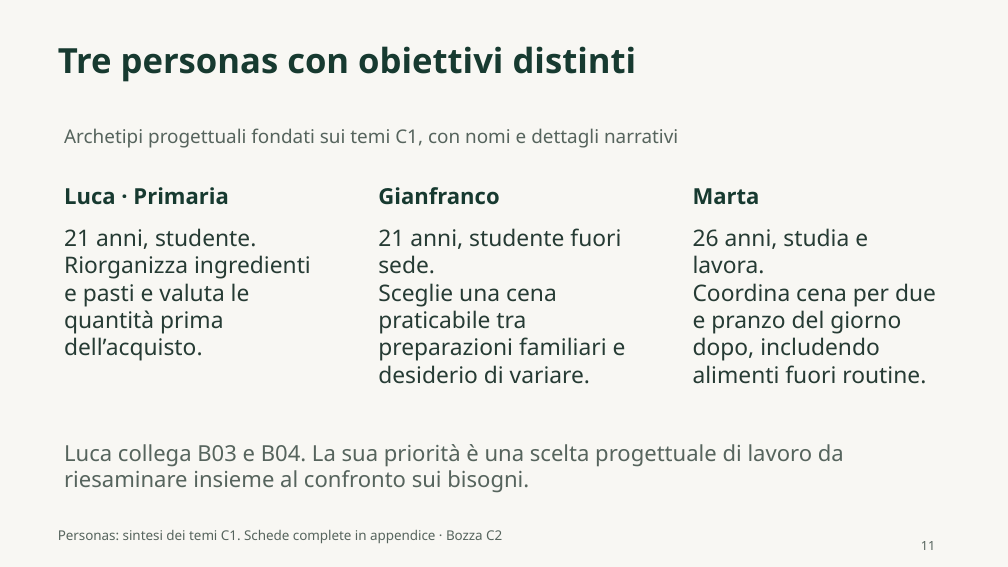
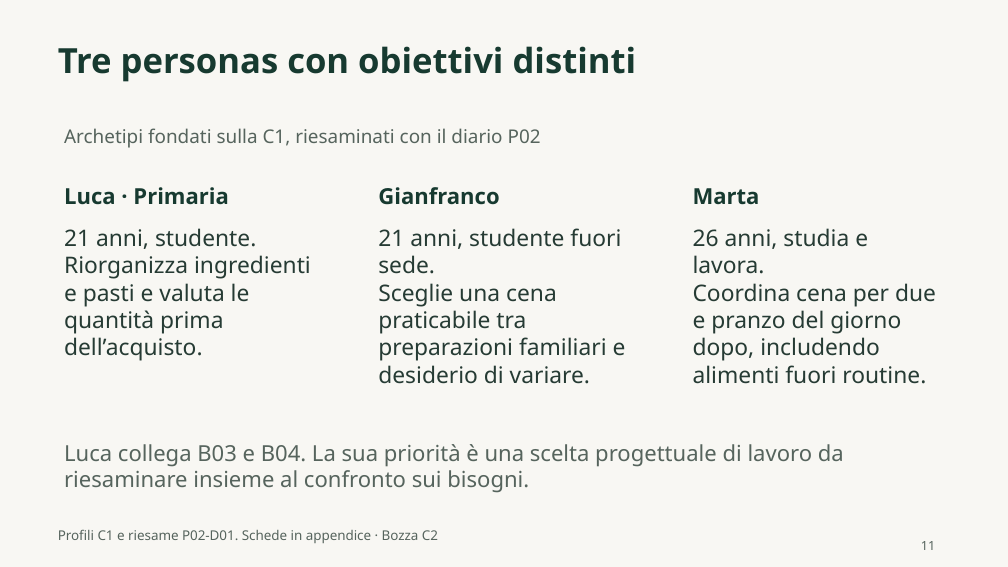
Before and after one commit to andremauroo/CIBY, a slide deck: slide 11 of C2/presentazione/bozza/CIBY-C2-bozza.pptx. Drawn at 1008x567 pixels with LibreOffice and Linux fonts; fonts in the diff are those of the drawing. Boxes give left, top, right and bottom in pixels: in the first picture for what was removed or moved away, otherwise in the second. Text is boxed around its words. In the diff, an @@ line names an element or a change of style, - is before the commit and + after.

Commit message:
C2: documenta diario P02 e integra l’analisi con C1

```diff
--- a/C2/presentazione/bozza/CIBY-C2-bozza.pptx
+++ b/C2/presentazione/bozza/CIBY-C2-bozza.pptx
@@ text at (64, 128, 541, 148): text changed @@
-Archetipi progettuali fondati sui temi C1, con nomi e dettagli narrativi
+Archetipi fondati sulla C1, riesaminati con il diario P02
@@ text at (58, 530, 438, 543): text changed @@
-Personas: sintesi dei temi C1. Schede complete in appendice · Bozza C2
+Profili C1 e riesame P02-D01. Schede in appendice · Bozza C2
```
Also in this commit, not shown: 8 other slides changed, 1 slide added, 1 slide removed, 24 other files.
